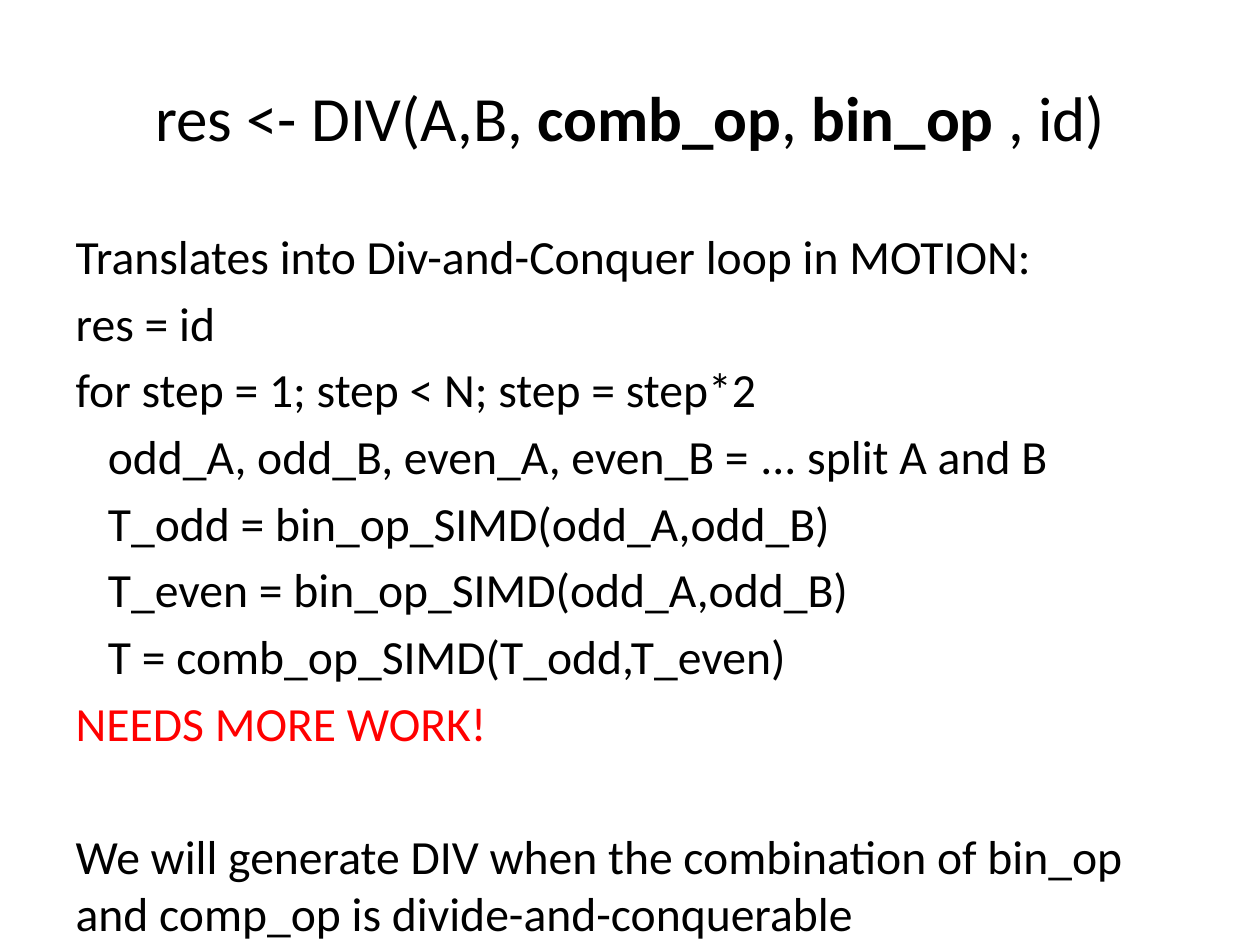
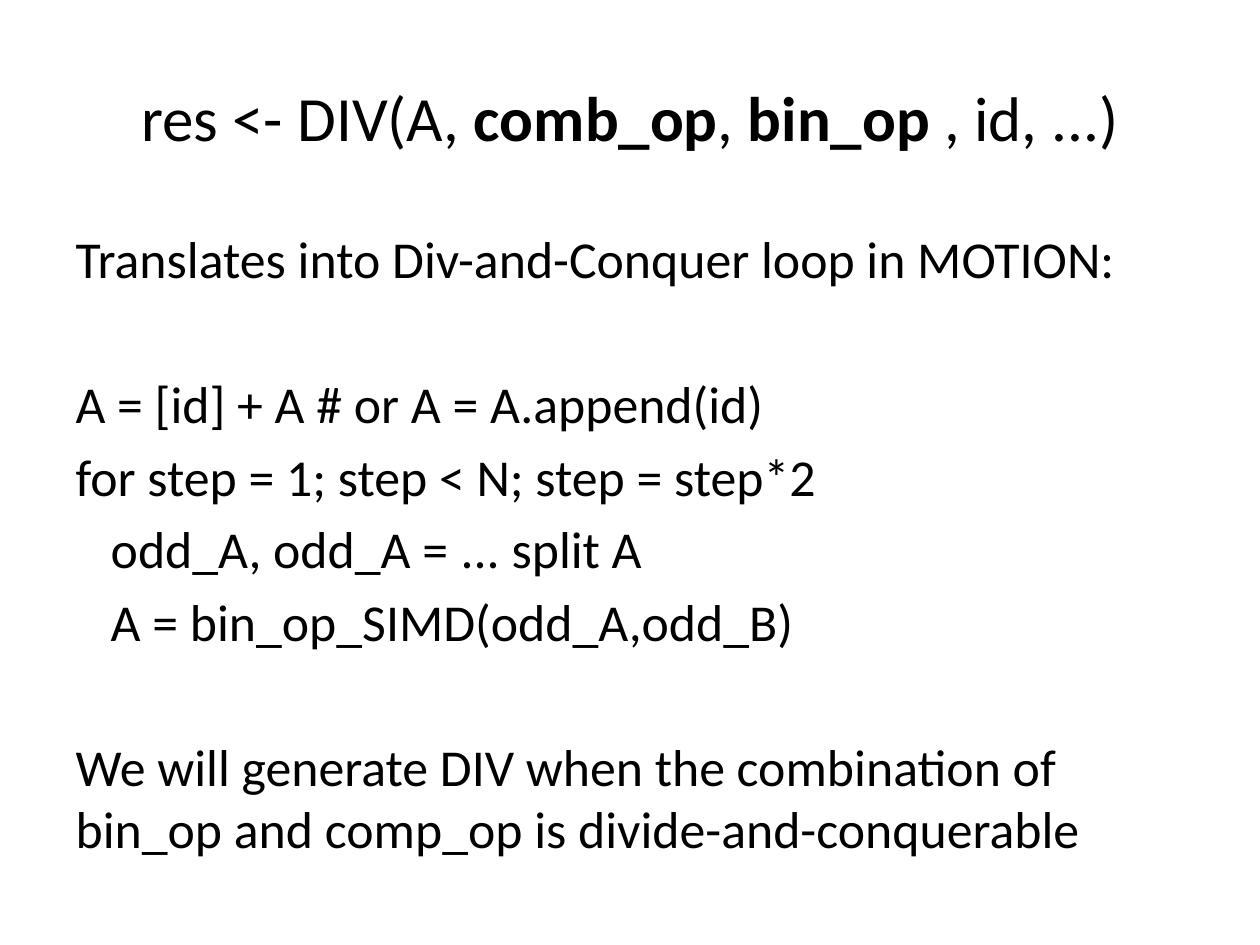
Before and after one commit to milana2/ParallelizationForMPC, a slide deck: slide 11 of MPC_Compiler_Misc_Notes.pptx. Drawn at 1260x945 pixels with LibreOffice and Linux fonts; fonts in the diff are those of the drawing. Boxes give left, top, right and bottom in pixels: in the first picture for what was removed or moved away, otherwise in the second. Text is boxed around its words. In the diff, an @@ line names an element or a change of style, - is before the commit and + after.

```diff
--- a/MPC_Compiler_Misc_Notes.pptx
+++ b/MPC_Compiler_Misc_Notes.pptx
@@ title at (141, 95, 1037, 151): text changed @@
-res <- DIV(A,B, comb_op, bin_op , id)
+res <- DIV(A, comb_op, bin_op , id, ...)
@@ text at (76, 242, 1114, 857): size 27.2 to 29.6 pt in "Translates into Div-and-Conquer loop in MOTION:", "for step = 1; step < N; ...", "We will generate DIV when the combination ..." @@
@@ text at (76, 385, 763, 432): text changed; size 27.2 to 29.6 pt @@
-res = id
+A = [id] + A # or A = A.append(id)
@@ text at (111, 532, 793, 650): text changed; size 27.2 to 29.6 pt @@
-odd_A, odd_B, even_A, even_B = ... split A and B
-T_odd = bin_op_SIMD(odd_A,odd_B)
-T_even = bin_op_SIMD(odd_A,odd_B)
-T = comb_op_SIMD(T_odd,T_even)
-NEEDS MORE WORK!
+odd_A, odd_A = ... split A
+A = bin_op_SIMD(odd_A,odd_B)
```
Also in this commit, not shown: 2 other slides changed, 1 slide added.
